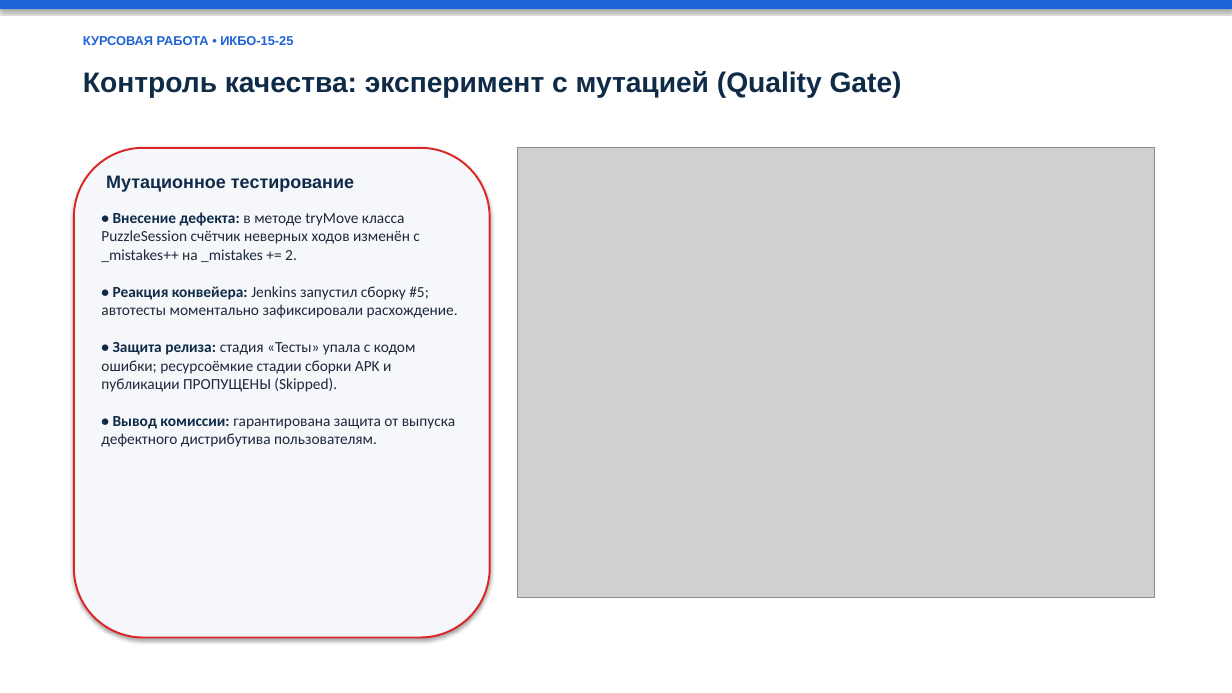
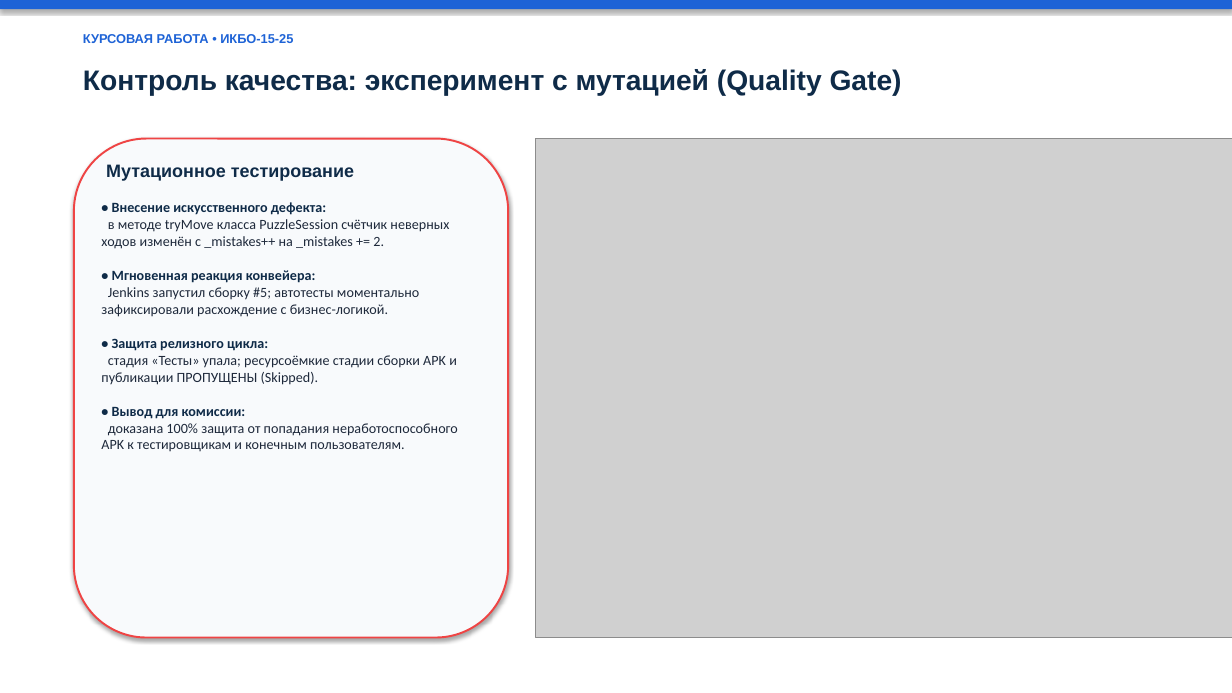
Before and after one commit to VasiliiPlatonov/chess-puzzles-ci, a slide deck: slide 7 of PRESENTATION.pptx. Drawn at 1232x693 pixels with LibreOffice and Linux fonts; fonts in the diff are those of the drawing; grey boxes stand for pictures. Boxes give left, top, right and bottom in pixels: in the first picture for what was removed or moved away, otherwise in the second. Text is boxed around its words. In the diff, an @@ line names an element or a change of style, - is before the commit and + after.

```diff
--- a/PRESENTATION.pptx
+++ b/PRESENTATION.pptx
@@ rounded rectangle: place and size @@
-rounded rectangle at <box>74,148,490,638</box>
+rounded rectangle at <box>74,139,508,638</box>
@@ rounded rectangle at <box>74,139,508,638</box>: fill #F5F7FA to #F8FAFC; outline #DC2626 1.5 pt to #EF4444 1.5 pt @@
@@ picture: place and size @@
-picture at <box>518,148,1155,598</box>
+picture at <box>536,139,1232,638</box>
@@ text "Мутационное тестирование": place and size @@
-text "Мутационное тестирование" at <box>106,175,354,192</box>
+text "Мутационное тестирование" at <box>106,164,354,181</box>
@@ text at <box>101,202,457,451</box>: text changed; size 12 to 11 pt @@
-• Внесение дефекта: в методе tryMove класса PuzzleSession счётчик неверных ходов изменён с _mistakes++ на _mistakes += 2.
-• Реакция конвейера: Jenkins запустил сборку #5; автотесты моментально зафиксировали расхождение.
-• Защита релиза: стадия «Тесты» упала с кодом ошибки; ресурсоёмкие стадии сборки APK и публикации ПРОПУЩЕНЫ (Skipped).
-• Вывод комиссии: гарантирована защита от выпуска дефектного дистрибутива пользователям.
+• Внесение искусственного дефекта:
+в методе tryMove класса PuzzleSession счётчик неверных ходов изменён с _mistakes++ на _mistakes += 2.
+• Мгновенная реакция конвейера:
+Jenkins запустил сборку #5; автотесты моментально зафиксировали расхождение с бизнес-логикой.
+• Защита релизного цикла:
+стадия «Тесты» упала; ресурсоёмкие стадии сборки APK и публикации ПРОПУЩЕНЫ (Skipped).
+• Вывод для комиссии:
+доказана 100% защита от попадания неработоспособного APK к тестировщикам и конечным пользователям.
```
Also in this commit, not shown: 7 other slides changed, 1 other file.
